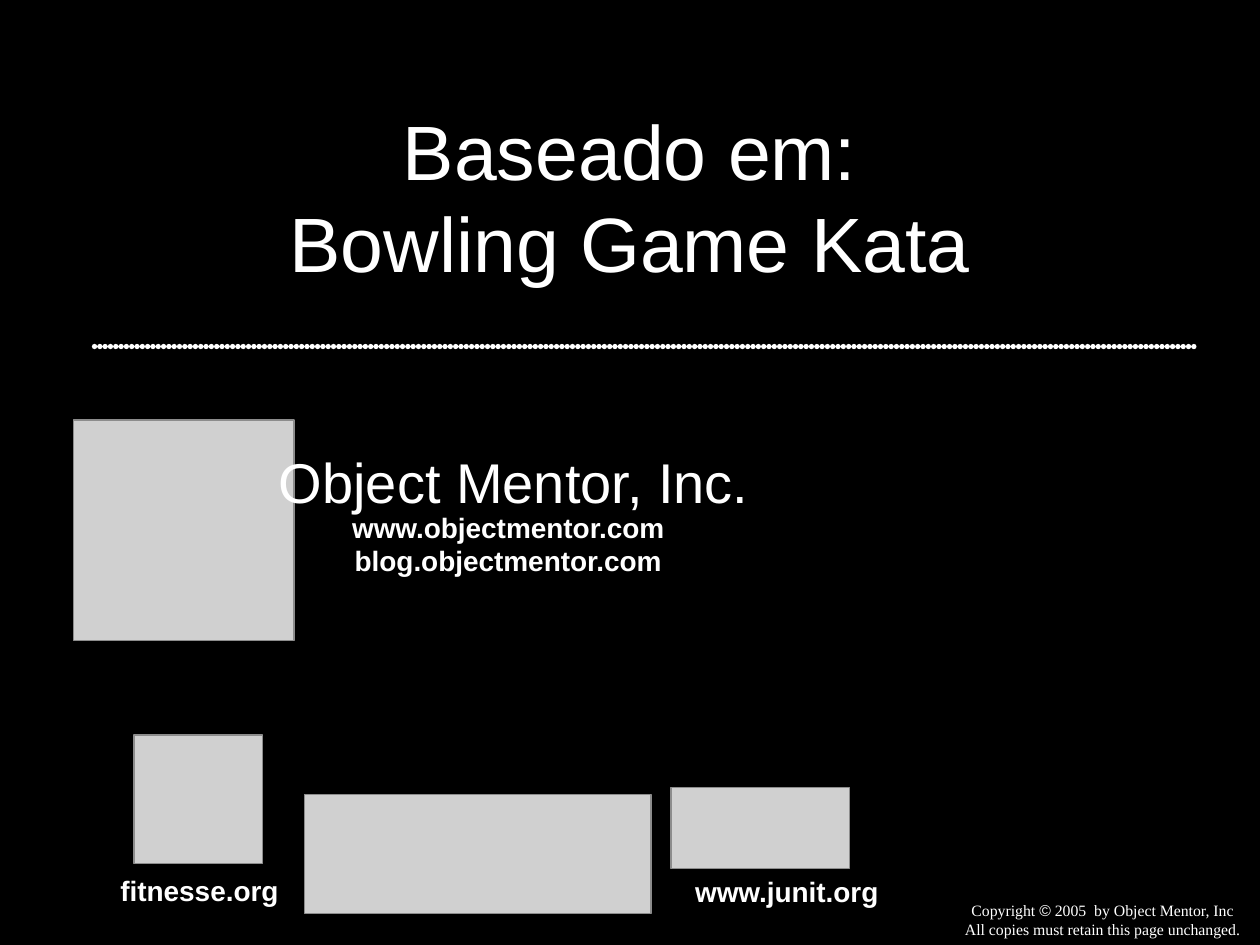
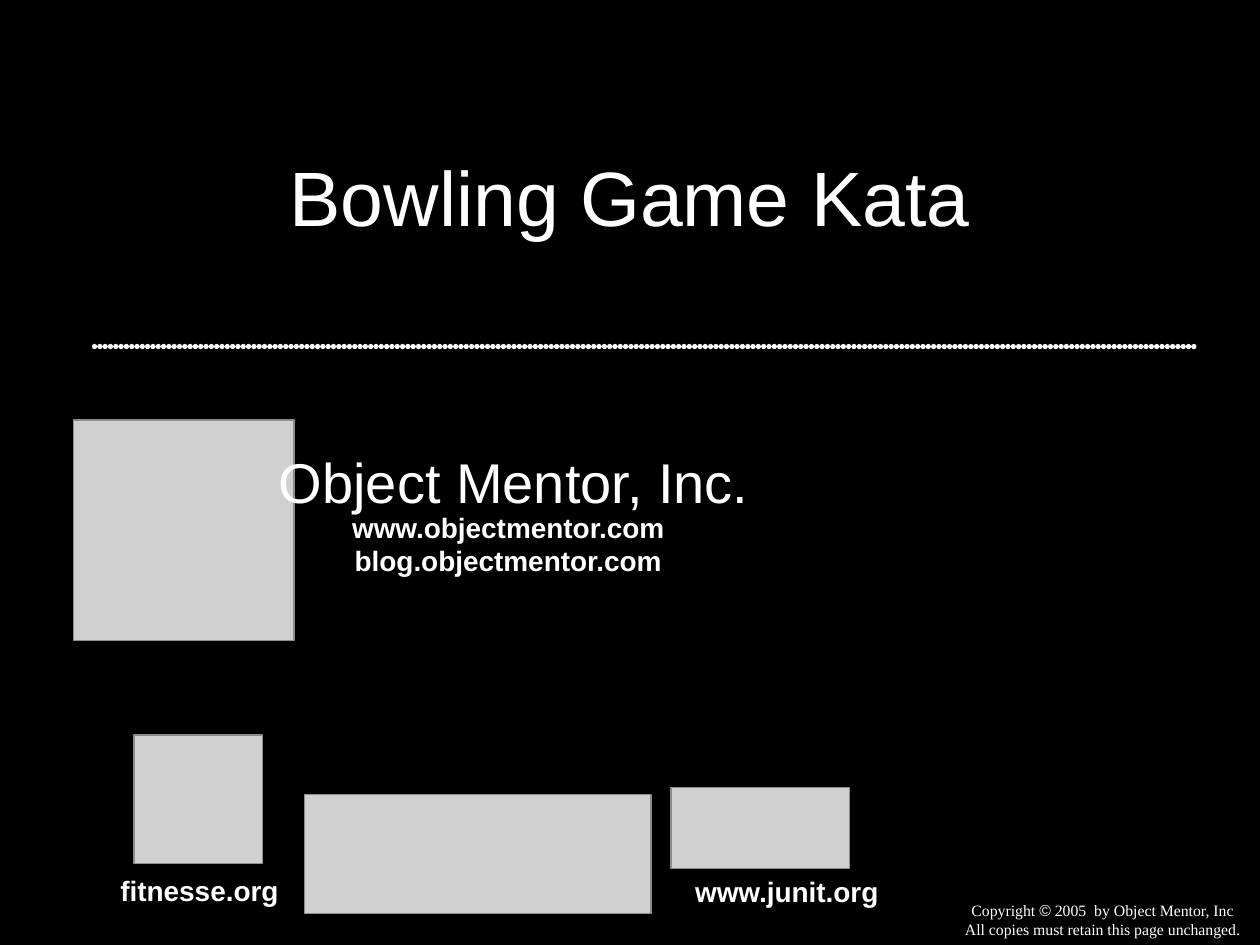
Before and after one commit to dojovale/Coding-Dojo---Bowling-Kata---06-01-2011, a slide deck: slide 1 of presentation/Bowling Game Kata.ppt. Drawn at 1260x945 pixels with LibreOffice and Linux fonts; fonts in the diff are those of the drawing; grey boxes stand for pictures. Boxes give left, top, right and bottom in pixels: in the first picture for what was removed or moved away, otherwise in the second. Text is boxed around its words. In the diff, an @@ line names an element or a change of style, - is before the commit and + after.

Commit message:
inclusao de apresentacao de bowling game original

```diff
--- a/presentation/Bowling Game Kata.ppt
+++ b/presentation/Bowling Game Kata.ppt
@@ title at [289, 170, 969, 241]: text changed @@
-Baseado em:
-Bowling Game Kata
+Bowling Game Kata
```
Also in this commit, not shown: 52 slides added, 7 slides removed.
